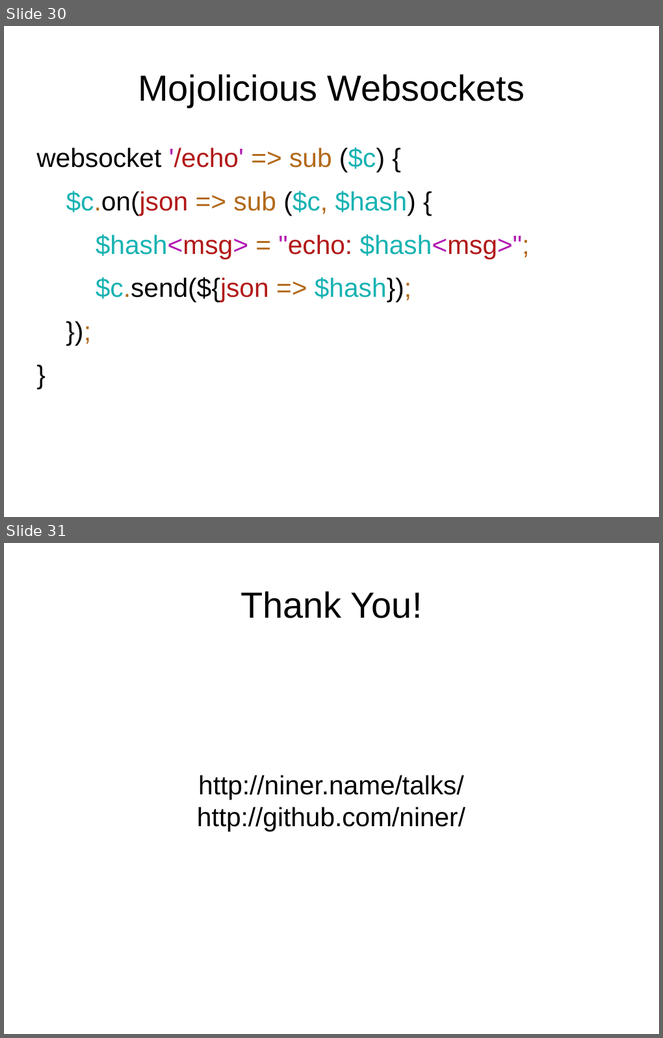
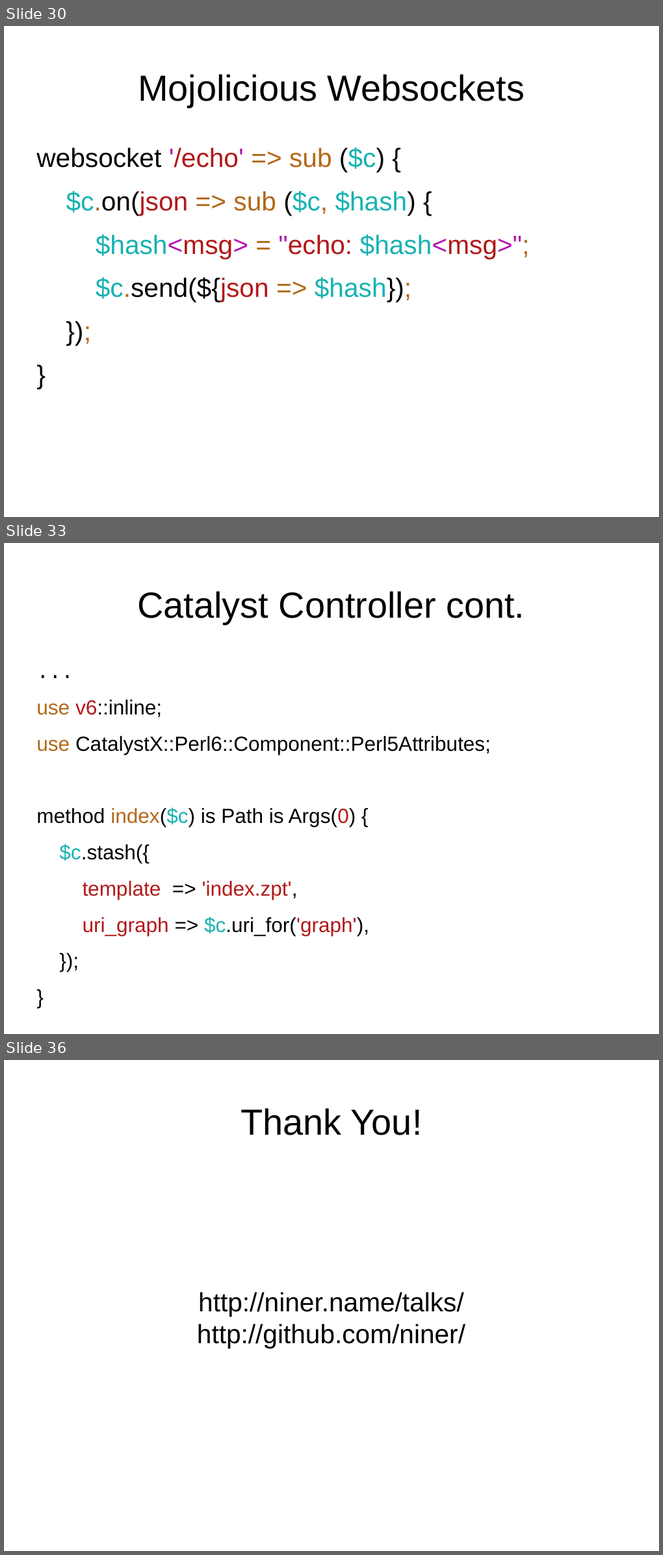
Before and after one commit to niner/talks, a slide deck: Web development and Perl 6/Web development and Perl 6.odp. Shown one above the other, each under a label of ours: slides 30 and 31 before the commit, slides 30, 33 and 36 after it; the slides between them are not shown. The pictures are 663x1038 and 663x1555 pixels, drawn with LibreOffice and Linux fonts; fonts in the diff are those of the drawing. Boxes give left, top, right and bottom in pixels: in the first picture for what was removed or moved away, otherwise in the second. Text is boxed around its words. In the diff, an @@ line names an element or a change of style, - is before the commit and + after.

Commit message:
Web dev part about Catalyst

```diff
--- a/Web development and Perl 6/Web development and Perl 6.odp
+++ b/Web development and Perl 6/Web development and Perl 6.odp
@@ slide 33 added at [4,543,659,1034], background #FFFFFF @@
@@ title added at [138,591,525,624], 44 pt, text #000000 @@
+Catalyst Controller cont.
@@ text added at [36,700,491,936], 24.8 pt, text #000000 @@
+...
+use v6::inline;
+use CatalystX::Perl6::Component::Perl5Attributes;
+method index($c) is Path is Args(0) {
+$c.stash({
+template => 'index.zpt',
+uri_graph => $c.uri_for('graph'),
+});
+}
@@ what was slide 31 is now slide 36 @@
```
Also in this commit, not shown: 2 slides changed, 4 other slides added, 42 other files.
